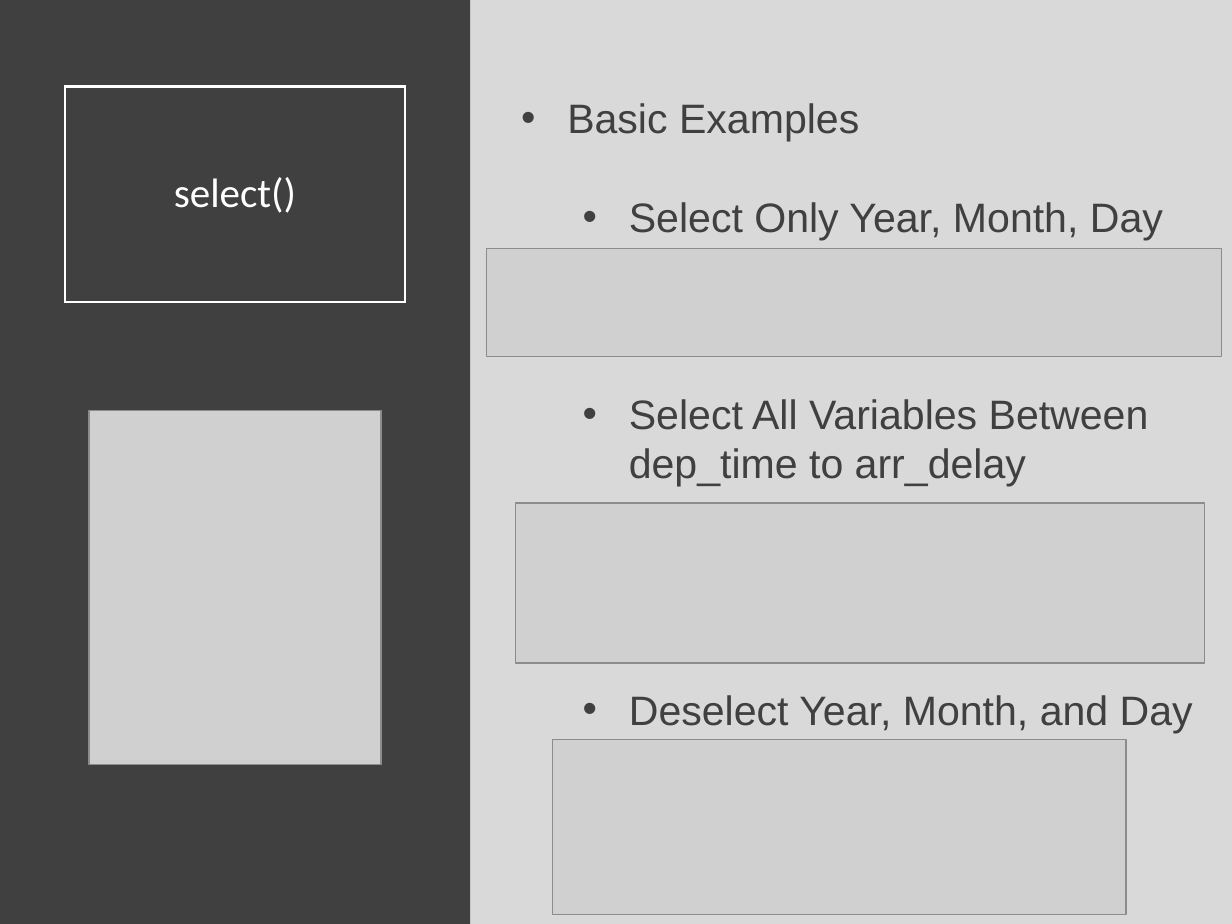
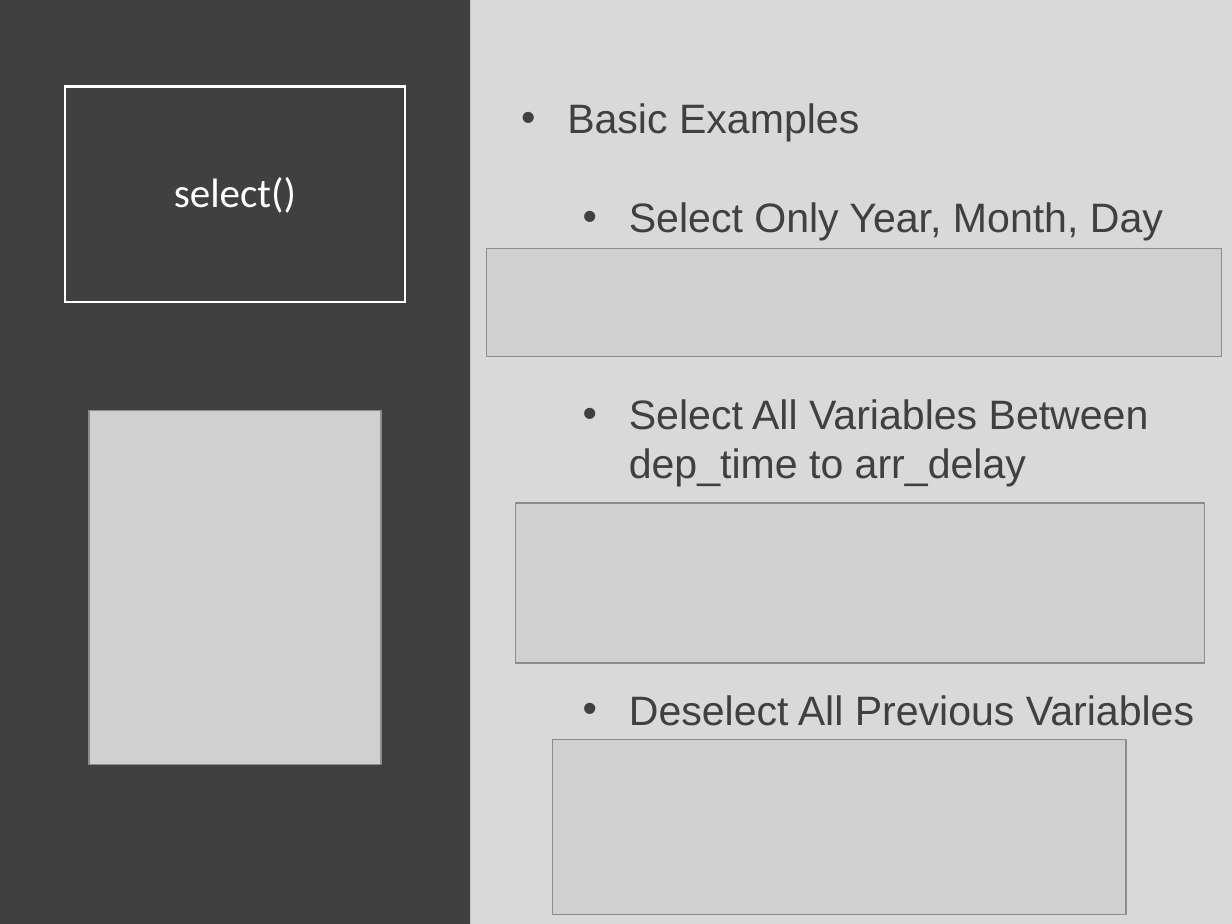
Before and after one commit to SuperMarioGiacomazzo/STOR320_WEBSITE, a slide deck: slide 19 of Lecture/Data Transformation 1/Data_Transformation_1_Lecture.pptx. Drawn at 1232x924 pixels with LibreOffice and Linux fonts; fonts in the diff are those of the drawing; grey boxes stand for pictures. Boxes give left, top, right and bottom in pixels: in the first picture for what was removed or moved away, otherwise in the second. Text is boxed around its words. In the diff, an @@ line names an element or a change of style, - is before the commit and + after.

```diff
--- a/Lecture/Data Transformation 1/Data_Transformation_1_Lecture.pptx
+++ b/Lecture/Data Transformation 1/Data_Transformation_1_Lecture.pptx
@@ text at <box>629,695,1194,726</box>: text changed @@
-  • Deselect Year, Month, and Day
+  • Deselect All Previous Variables
```
Also in this commit, not shown: 3 other files.
